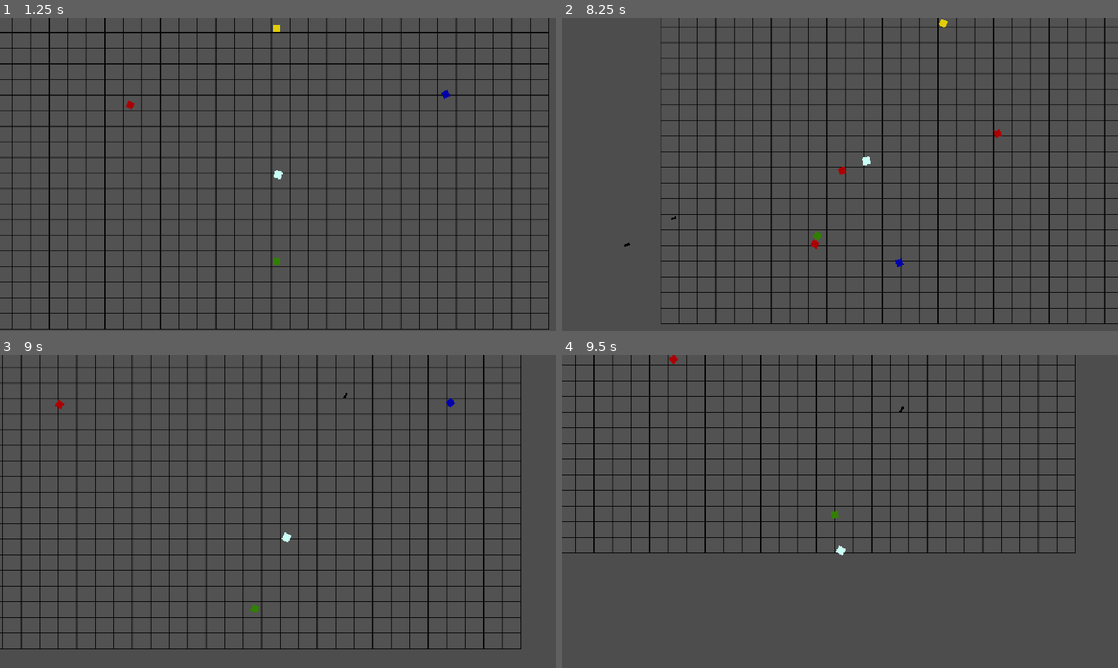
Above: before the commit, frames 1-4 (two rows, left to right).
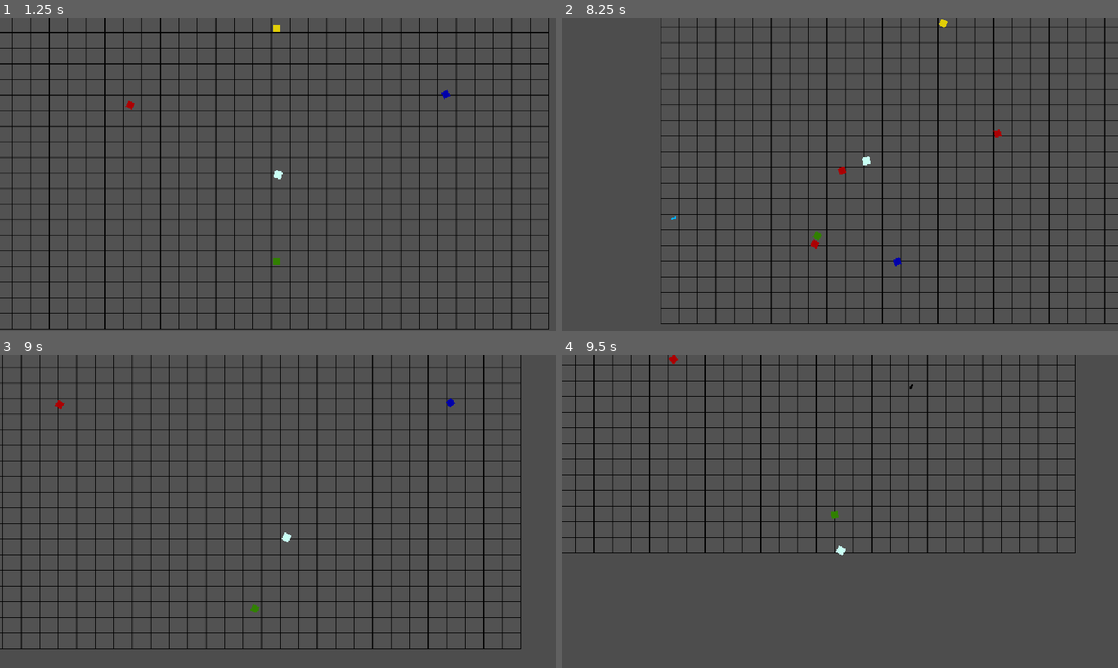
Above: after the commit, the same moments.

Repository: EmpexOri/OperationHavok
Game: Godot game, scene res://Scenes/MenuScene.tscn
The game is run twice, just before and just after one commit, with the same random seed, the same clock (stepped at 60 frames per second) and the same inputs.
Inputs (mouse positions are in pixels of both pictures, inside the frame that each line leads up to):
- Up to frame 1 (1.25 s): click "Play" at 0.5 s
- Up to frame 2 (8.25 s): move the mouse to (962, 158) at 1.27 s; hold D (right) 1.28-2.03 s; click (962, 158) at 1.35 s; move the mouse to (728, 190) at 2.02 s; hold S (down) 2.03-2.78 s; click (728, 190) at 2.1 s; move the mouse to (895, 105) at 2.77 s; hold D (right) 2.78-3.53 s; click (895, 105) at 2.85 s; move the mouse to (812, 237) at 3.52 s; hold W (up) 3.53-4.28 s; click (812, 237) at 3.6 s; move the mouse to (1006, 221) at 4.27 s; hold A (left) 4.28-5.78 s; click (1006, 221) at 4.35 s; move the mouse to (673, 127) at 5.02 s; click (673, 127) at 5.1 s; move the mouse to (867, 174) at 5.77 s; hold S (down) 5.78-6.53 s; click (867, 174) at 5.85 s; move the mouse to (756, 96) at 6.52 s; hold D (right) 6.53-7.28 s; click (756, 96) at 6.6 s; move the mouse to (962, 158) at 7.27 s; hold W (up) 7.28-8.03 s; click (962, 158) at 7.35 s; move the mouse to (728, 190) at 8.02 s; hold D (right) from 8.03 s (still down); click (728, 190) at 8.1 s
- Up to frame 3 (9 s): move the mouse to (333, 442) at 8.77 s; release D (right) at 8.78 s; hold S (down) from 8.78 s (still down); click (333, 442) at 8.85 s
- Up to frame 4 (9.5 s): keep holding S (down)

Frame 1 is identical in both runs. In frame 2, less than 0.1% of the frame differs, in the area x 11-62%, y 63-80%; in frame 3, less than 0.1%; in frame 4, less than 0.1%.

Commit message:
automated switching from firing to ability

Diff:
--- a/Assets/Scripts/Enemy/enemy.gd
+++ b/Assets/Scripts/Enemy/enemy.gd
@@ -20,7 +20,7 @@
 			Target = get_tree().get_nodes_in_group("Enemy")[0].get_path()
 			Player = get_parent().get_node(Target)
 	else:
-		Player = "Player"
+		Player = get_parent().get_node("Player")
 
 	var Direction = (Player.position - position).normalized()
 	velocity = Direction * Speed
--- a/Assets/Scripts/Player Scripts/player.gd
+++ b/Assets/Scripts/Player Scripts/player.gd
@@ -4,16 +4,20 @@
 var BulletSpeed = 1500
 var Bullet = preload("res://Scenes/Misc/bullet.tscn")
 var Class = preload("res://Assets/Scripts/Player Scripts/Technomancer.gd").new()
-var Mode = "ability"
+var Mode = "fire"
+var Trigger_Timer = Timer.new()
 
 func _ready():
 	add_to_group("player")
-	var timer = Timer.new()
-	timer.wait_time = 0.25
-	timer.one_shot = false  # Timer only goes once
-	timer.connect("timeout", Callable(self, Mode)) # Executes the spawn function once timer has ended
-	add_child(timer)
-	timer.start()
+	trigger()
+
+func trigger():
+	Trigger_Timer = Timer.new()
+	Trigger_Timer.wait_time = 0.25
+	Trigger_Timer.one_shot = false  # Timer only goes once
+	Trigger_Timer.connect("timeout", Callable(self, Mode)) # Executes the spawn function once timer has ended
+	add_child(Trigger_Timer)
+	Trigger_Timer.start()
 
 func _physics_process(_delta):
 	var Motion = Vector2()
@@ -38,8 +42,15 @@
 	look_at(get_global_mouse_position())
 
 	if Input.is_action_just_pressed("LMB"):
-		Class.brainwash(self)
-		Mode = "ability"
+		if Mode == "fire":
+			Class.brainwash(self)
+			Mode = "ability"
+		elif Mode == "ability":
+			fire()
+			Mode = "fire"
+
+		Trigger_Timer.stop()
+		trigger()
 
 func ability():
 	Class.brainwash(self)
Not shown, added: Scenes/PlaygroundScene.tscn722171520.tmp
Not shown, added: Scenes/PlaygroundScene.tscn739219977.tmp
